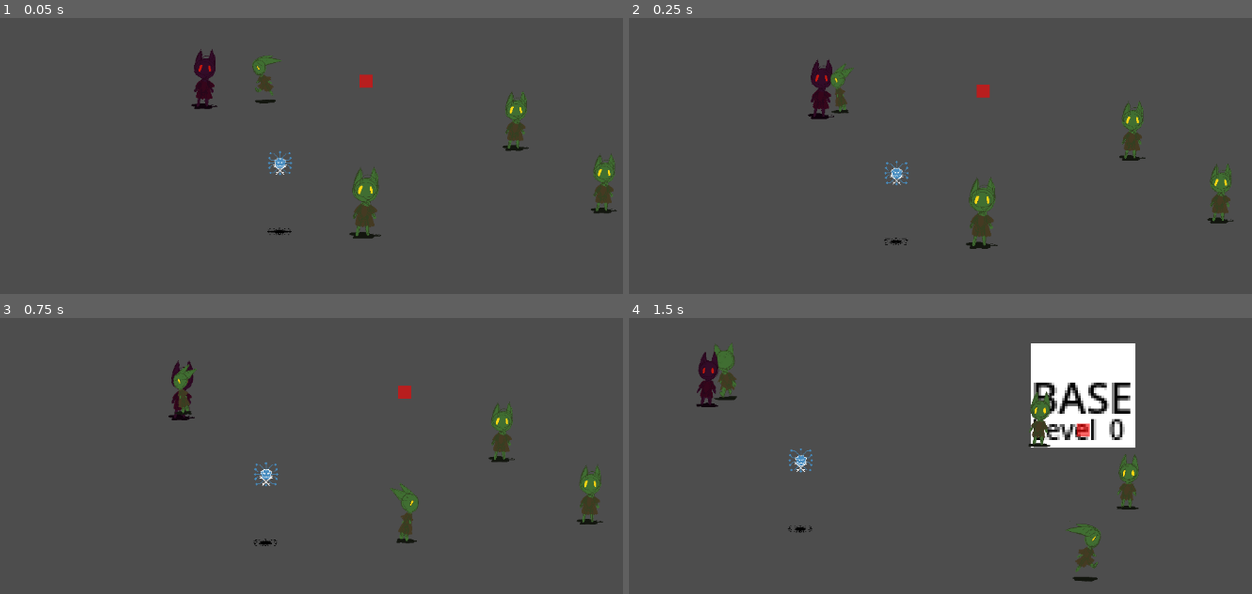
Above: before the commit, frames 1-4 (two rows, left to right).
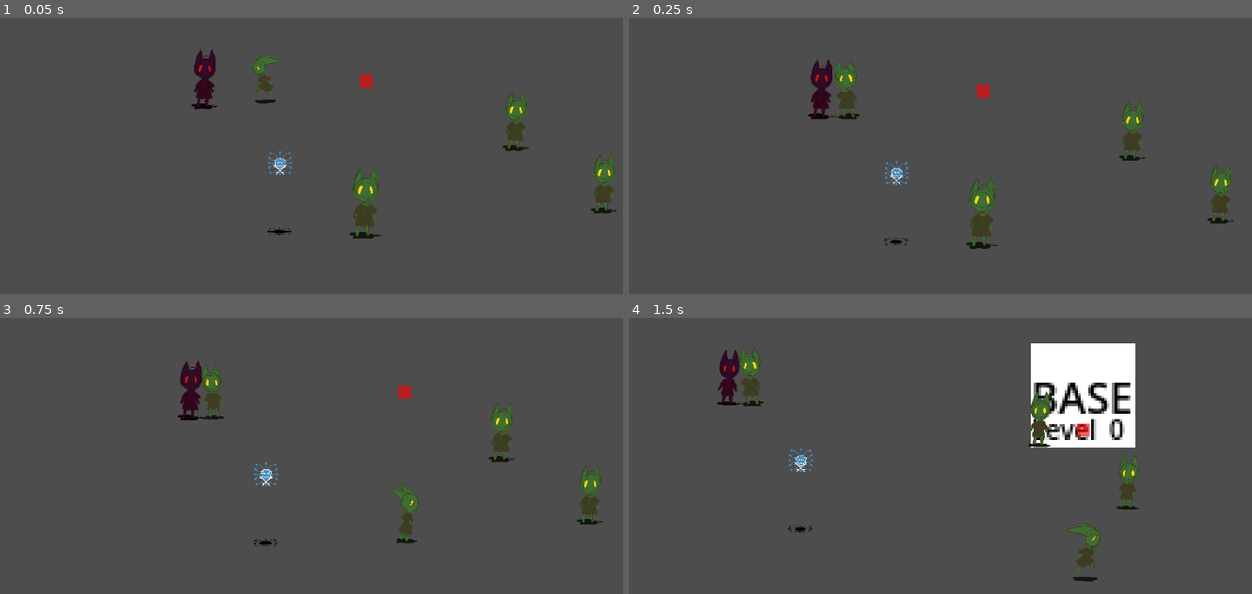
Above: after the commit, the same moments.

Repository: loteque/GoblinGame
Game: Godot game, scene res://main.tscn
Same seed, same stepped clock (60 frames per second), same inputs: the game is played once before the commit and once after it.
Inputs:
- Up to frame 1 (0.05 s): no input
- Up to frame 2 (0.25 s): no input
- Up to frame 3 (0.75 s): hold D (right) from 0.53 s (still down); tap Shift (call) at 0.6 s
- Up to frame 4 (1.5 s): release D (right) at 1.28 s; hold S (down) from 1.28 s (still down); tap G (place) at 1.35 s

Frame 1 is identical in both runs. In frame 2, 0.5% of the frame differs, in the area x 32-38%, y 15-37%; in frame 3, 1.2%; in frame 4, 1.6%, in the area x 10-22%, y 9-33%.

Commit message:
Clean up actor.gd

Diff:
--- a/project/Actor.gd
+++ b/project/Actor.gd
@@ -13,7 +13,7 @@
 var target: Node2D
 var throw_target: Marker2D
 var player: Node2D
-var player_inside_follow_area: bool = false
+var should_follow_player: bool = false
 
 var _is_thrown: bool = false
 func is_thrown():
@@ -39,23 +39,23 @@
         has_target = true
         _set_movement_target(target.global_transform.origin)
 
-func player_is_within_nav_target_distance():
+func player_is_within_max_target_distance():
     if not player:
         return false
     return self.global_transform.origin.distance_to(
     player.follow_target.global_transform.origin
 ) < nav_agent.target_desired_distance
 
-func _physics_process(_delta):
-
-    if nav_agent.is_navigation_finished():
-        var player_is_close_enough = player_is_within_nav_target_distance()
-
-        if player_inside_follow_area:
-            if !player_is_close_enough:
+func handle_new_navigation():
+    if should_follow_player:
+            if !player_is_within_max_target_distance():
                 follow_player()
+            else: # Close enough
+                stop_moving()
+    else: # Nothing to be done.
         stop_moving()
 
+func handle_current_navigation():
     if has_target or throw_target:
         _set_movement_target(target.global_transform.origin)
 
@@ -70,6 +70,13 @@
         new_velocity = new_velocity * throw_multiplier
 
     _on_velocity_computed(new_velocity)
+
+func _physics_process(_delta):
+
+    if nav_agent.is_navigation_finished():
+        handle_new_navigation()
+    else:
+        handle_current_navigation()
 
 func _on_velocity_computed(safe_velocity: Vector2):
     velocity = safe_velocity
@@ -138,7 +145,7 @@
 func set_up_nav_target(nav_target: Node2D):
     if nav_target.is_in_group("Player"):
         target = nav_target.follow_target
-        player_inside_follow_area = true
+        should_follow_player = true
         throw_target = nav_target.throw_target
 
     if nav_target.is_in_group("Enemy"):
@@ -164,7 +171,7 @@
     if nav_target.is_in_group("Player"):
         has_target = false
         target = self
-        player_inside_follow_area = false
+        should_follow_player = false
         throw_target = null
         print("body exited")
         disconnect_called_goblins()
--- a/project/main.tscn
+++ b/project/main.tscn
@@ -38,7 +38,7 @@
 scale = Vector2(1, 0.3)
 texture = ExtResource("3_olnyg")
 
-[node name="PlayerCharacter" parent="." groups=["Player"] instance=ExtResource("1_rjx7k")]
+[node name="PlayerCharacter" parent="." instance=ExtResource("1_rjx7k")]
 position = Vector2(502, 345)
 
 [node name="Camera2D" type="Camera2D" parent="PlayerCharacter"]
--- a/project/tests/test_scrap_collect.tscn
+++ b/project/tests/test_scrap_collect.tscn
@@ -1,14 +1,24 @@
-[gd_scene load_steps=6 format=3 uid="uid://b6c1r2u67hv5y"]
+[gd_scene load_steps=7 format=3 uid="uid://b6c1r2u67hv5y"]
 
 [ext_resource type="PackedScene" uid="uid://hehsosy8cwdc" path="res://collectables/scrap/scrap.tscn" id="1_fxf3w"]
 [ext_resource type="PackedScene" uid="uid://78j5k0a24wsl" path="res://player_character.tscn" id="2_wya63"]
 [ext_resource type="PackedScene" uid="uid://cm83wuwxqwmtn" path="res://collectables/collector_component.tscn" id="3_2c4i6"]
 [ext_resource type="PackedScene" uid="uid://bnj8oqycjiqah" path="res://actor.tscn" id="4_81knk"]
 
+[sub_resource type="NavigationPolygon" id="NavigationPolygon_l2h8k"]
+vertices = PackedVector2Array(3957, 1651, -567, 1644, -567, -824, 3957, -824)
+polygons = Array[PackedInt32Array]([PackedInt32Array(0, 1, 2, 3)])
+outlines = Array[PackedVector2Array]([PackedVector2Array(-577, -834, 3967, -834, 3967, 1662, -577, 1654)])
+source_geometry_group_name = &"navigation_polygon_source_group"
+
 [sub_resource type="RectangleShape2D" id="RectangleShape2D_orr01"]
 size = Vector2(31, 19)
 
 [node name="TestScrap" type="Node2D"]
+
+[node name="NavigationRegion2D" type="NavigationRegion2D" parent="."]
+position = Vector2(577, 322)
+navigation_polygon = SubResource("NavigationPolygon_l2h8k")
 
 [node name="Scrap" parent="." instance=ExtResource("1_fxf3w")]
 position = Vector2(129, 70)
Not shown: 1 places in project/main.tscn that only renumber resources
